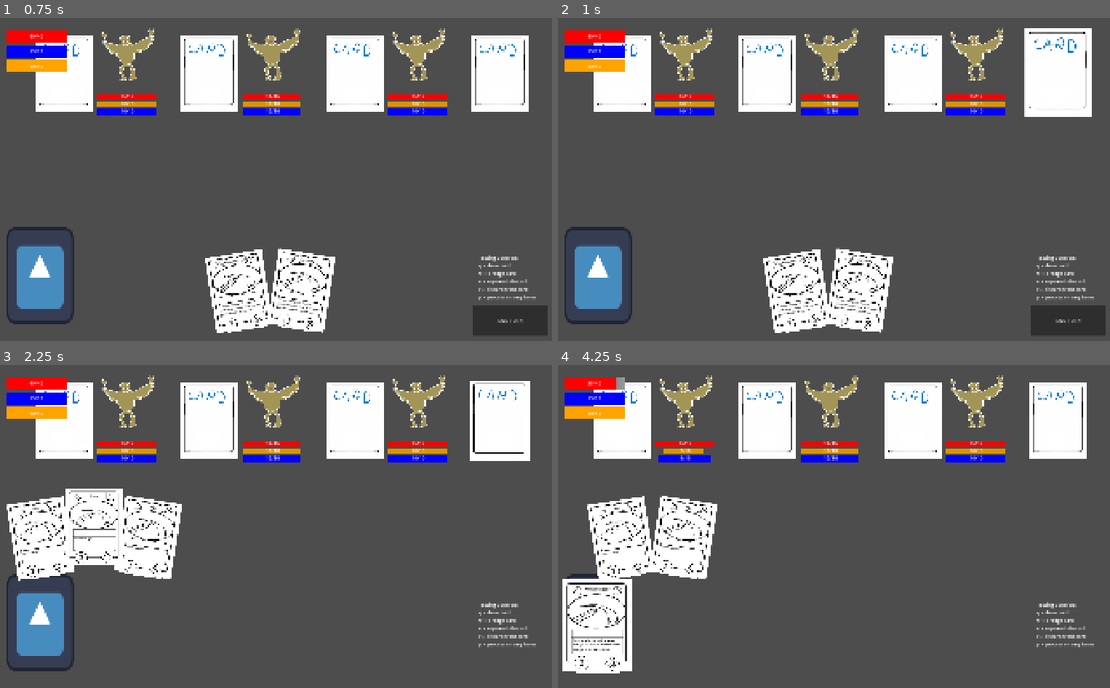
Above: before the commit, frames 1-4 (two rows, left to right).
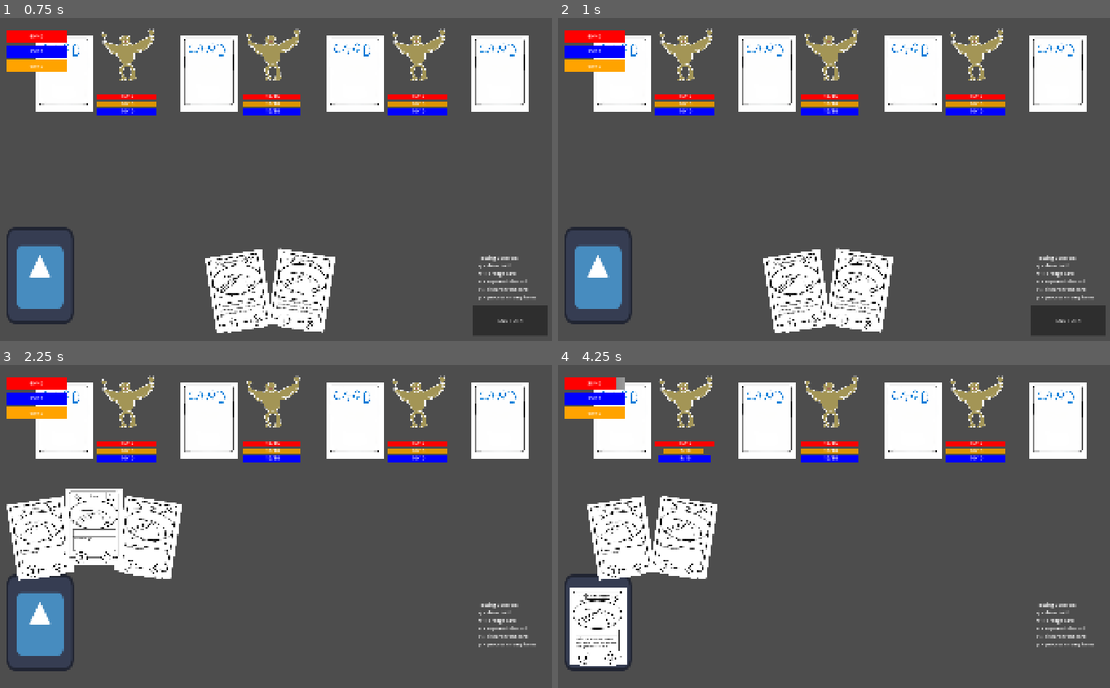
Above: after the commit, the same moments.

Repository: idealmonke/2.5d-test
Game: Godot game, scene res://game_data/scenes/Prototype_Battle.tscn
Same seed, same stepped clock (60 frames per second), same inputs: the game is played once before the commit and once after it. This scene is started directly instead of the project's main scene. The engine's default icon, where the game draws it, is replaced by a stand-in: a white triangle on a blue panel in a dark square.
Inputs (mouse positions are in pixels of both pictures, inside the frame that each line leads up to):
- Up to frame 1 (0.75 s): tap Enter at 0.5 s; drag from (38, 276) to (502, 72) at 0.52 s
- Up to frame 2 (1 s): no input
- Up to frame 3 (2.25 s): click "END TURN" at 1.25 s; tap Space at 2 s; drag from (502, 419) to (38, 623) at 2.02 s
- Up to frame 4 (4.25 s): move the mouse to (1060, 416) at 2.77 s; hold W 2.78-3.5 s; tap R at 2.85 s; click (1060, 416) at 2.92 s; drag from (1060, 419) to (596, 626) at 3.52 s

Frame 1 is identical in both runs. In frame 2, 1.2% of the frame differs, in the area x 84-97%, y 3-31%; in frame 3, 0.6%; in frame 4, 2.0%, in the area x 0-14%, y 66-96%.

Commit message:
Fixed card hovering

Diff:
--- a/game_data/battle_config.tres
+++ b/game_data/battle_config.tres
@@ -1,7 +1,7 @@
-[gd_resource type="Resource" script_class="battle_config" format=3]
+[gd_resource type="Resource" script_class="battle_config" format=3 uid="uid://bepm47nhqp6og"]
 
-[ext_resource type="Resource" path="res://game_data/player_data/party_data/Starter1.tres" id="1_d2gtx"]
-[ext_resource type="Script" path="res://game_data/battle_config.gd" id="2_krdy4"]
+[ext_resource type="Resource" uid="uid://bfow5mjt2qwkc" path="res://game_data/player_data/party_data/Starter1.tres" id="1_d2gtx"]
+[ext_resource type="Script" uid="uid://dpmb6l2ednj1l" path="res://game_data/battle_config.gd" id="2_krdy4"]
 
 [resource]
 script = ExtResource("2_krdy4")
--- a/game_data/enemies/enemy.gd
+++ b/game_data/enemies/enemy.gd
@@ -204,6 +204,9 @@
 	_upkeep_regen_stamina()
 	_process_active_status(COMMON_ENUMS.TIMING.START)
 
+	if(current_health<=0):
+		return
+
 	# Playing Turn
 
 	#TODO: set hand size
--- a/game_data/skill_cards/card_locations/skill_card_hand.gd
+++ b/game_data/skill_cards/card_locations/skill_card_hand.gd
@@ -37,8 +37,22 @@
 		_reset_offset(card)
 	return old_hand
 
+func _process(delta: float) -> void:
+	_resolve_hover()
+
 func is_empty() -> bool:
 	return hand.is_empty()
+
+func _resolve_hover() -> void:
+	var hovered : skill_card;
+
+	for card in hand:
+		if(card.hover):
+			hovered = card
+		card.player_unhighlight_card()
+
+	if hovered:
+		hovered.player_highlight_card()
 
 func register_pickup(card: skill_card) -> void:
 	pending_pickup.append(card)
@@ -47,7 +61,7 @@
 func _resolve_pickup() -> void:
 	if pending_pickup.is_empty():
 		return
-	pending_pickup.sort_custom(func(a, b): return hand.find(a) < hand.find(b))
+	pending_pickup.sort_custom(func(a, b): return hand.find(a) > hand.find(b))
 	var winner = pending_pickup[0]
 	winner.begin_drag()
 	pending_pickup.clear()
--- a/game_data/skill_cards/skill_card.gd
+++ b/game_data/skill_cards/skill_card.gd
@@ -51,6 +51,8 @@
 var tween_scale: Tween
 var base_scale: Vector2
 
+var hover : bool
+
 
 # Card State
 var exhausted: bool:
@@ -219,10 +221,14 @@
 
 
 func _on_mouse_entered() -> void:
-	_player_highlight_card()
+	#_player_highlight_card()
+	hover = true
+	z_index += 5
 
 func _on_mouse_exited() -> void:
-	_player_unhighlight_card()
+	#_player_unhighlight_card()
+	hover = false
+	z_index -= 5
 
 func _update_pickable() -> void:
 	if interactable_state == COMMON_ENUMS.INTERACT_STATE.HAND or interactable_state == COMMON_ENUMS.INTERACT_STATE.GRID_DISPLAY:
@@ -230,8 +236,7 @@
 	else:
 		set_input_pickable(false)
 
-func _player_highlight_card() -> void:
-	z_index += 5
+func player_highlight_card() -> void:
 	hover_offset = Vector2(0,-50)
 	if tween_scale:
 		tween_scale.kill()
@@ -239,8 +244,7 @@
 	tween_scale.set_trans(Tween.TRANS_SINE).set_ease(Tween.EASE_OUT)
 	tween_scale.tween_property(self, "scale", base_scale * 1.2, 0.15)
 
-func _player_unhighlight_card() -> void:
-	z_index -= 5
+func player_unhighlight_card() -> void:
 	hover_offset = Vector2(0,0)
 	if tween_scale:
 		tween_scale.kill()
